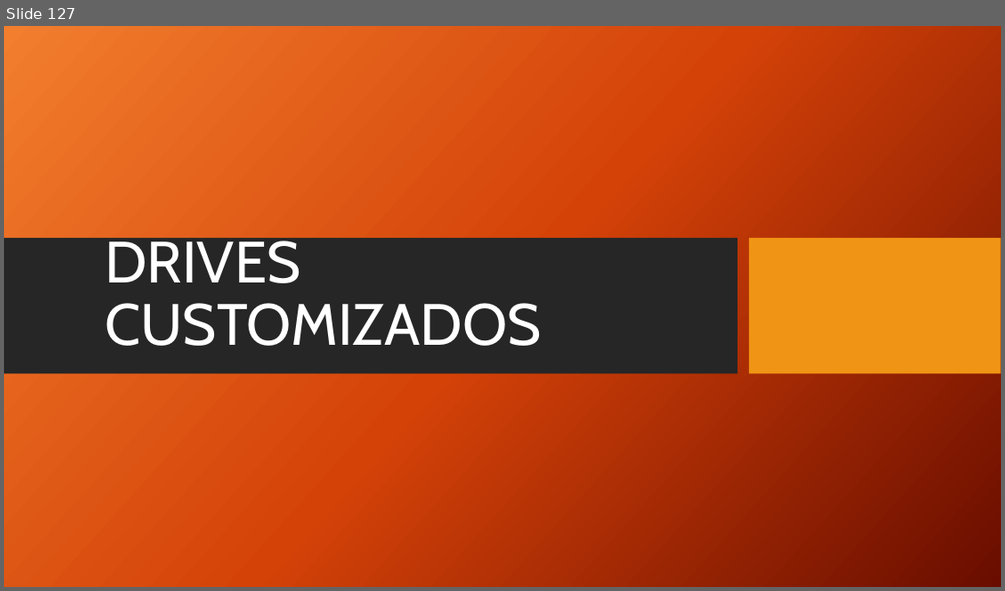
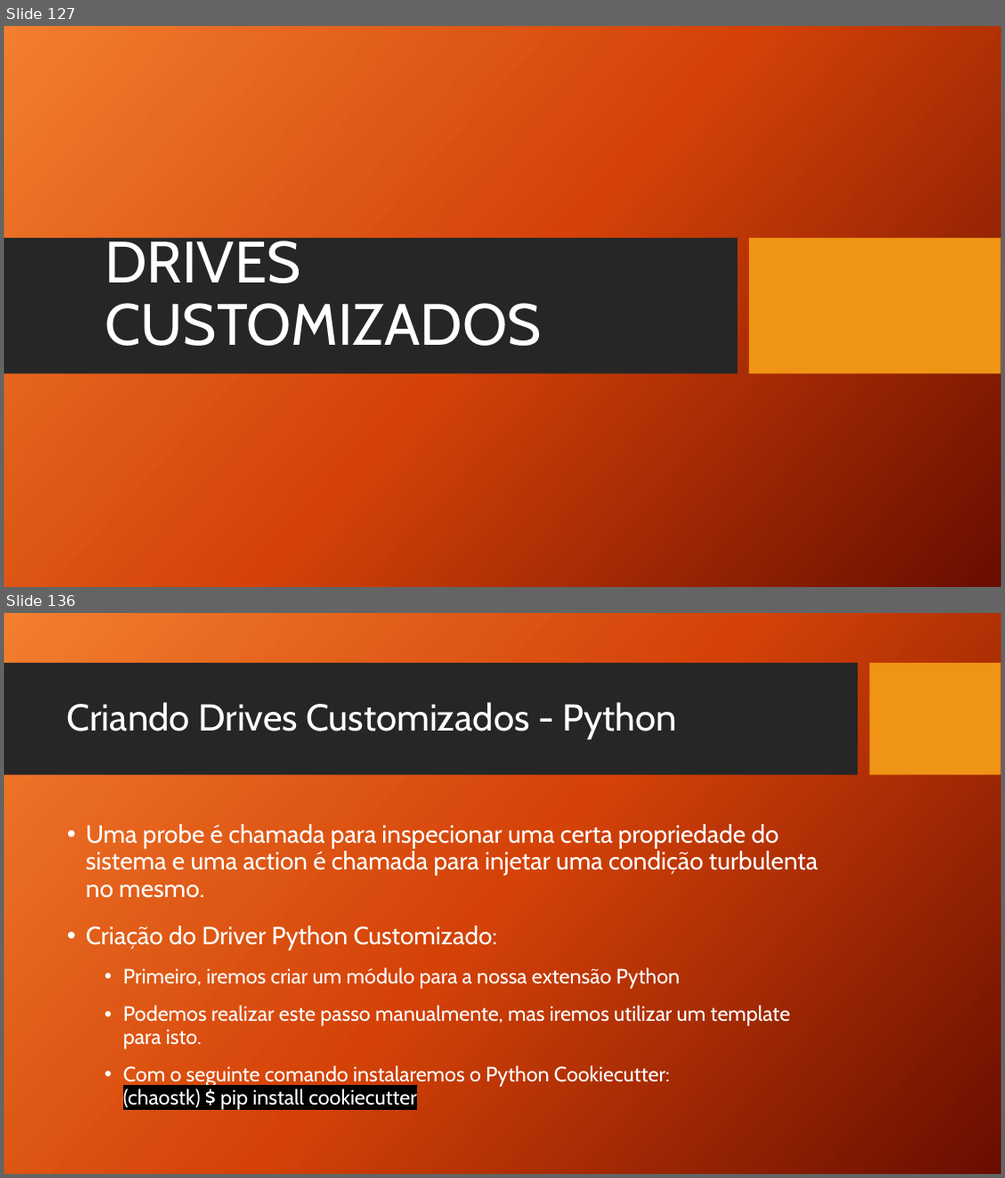
Before and after one commit to TCC-Chaos-Engineering/docs-chaos-engineering, a slide deck: docs/Chaos Engineering - Das Hipoteses aos Testes.pptx. Shown one above the other, each under a label of ours: slide 127 before the commit, slides 127 and 136 after it; the slides between them are not shown. The pictures are 1005x591 and 1005x1178 pixels, drawn with LibreOffice and Linux fonts; fonts in the diff are those of the drawing; background and template pictures are left out. Boxes give left, top, right and bottom in pixels: in the first picture for what was removed or moved away, otherwise in the second. Text is boxed around its words. In the diff, an @@ line names an element or a change of style, - is before the commit and + after.

Commit message:
Adiciona Criando Drives Customizados
Adiciona o subtópico: Criando Drives Customizados

```diff
--- a/docs/Chaos Engineering - Das Hipoteses aos Testes.pptx
+++ b/docs/Chaos Engineering - Das Hipoteses aos Testes.pptx
@@ slide 136 added at bbox=[4, 613, 1001, 1174], background picture (left out) @@
@@ rectangle added at bbox=[4, 663, 858, 775], fill #262626 @@
@@ rectangle added at bbox=[870, 663, 1001, 775], fill #F09415 @@
@@ title added at bbox=[67, 702, 677, 739], 36 pt, text #FFFFFF @@
+Criando Drives Customizados - Python
@@ text added at bbox=[86, 824, 817, 1110], 20 pt, text #FFFFFF @@
+• Uma probe é chamada para inspecionar uma certa propriedade do sistema e uma action é chamada para injetar uma condição turbulenta no mesmo.
+• Criação do Driver Python Customizado:
+  • Primeiro, iremos criar um módulo para a nossa extensão Python
+  • Podemos realizar este passo manualmente, mas iremos utilizar um template para isto.
+  • Com o seguinte comando instalaremos o Python Cookiecutter:
+    (chaostk) $ pip install cookiecutter
```
Also in this commit, not shown: 7 slides changed, 16 other slides added.
